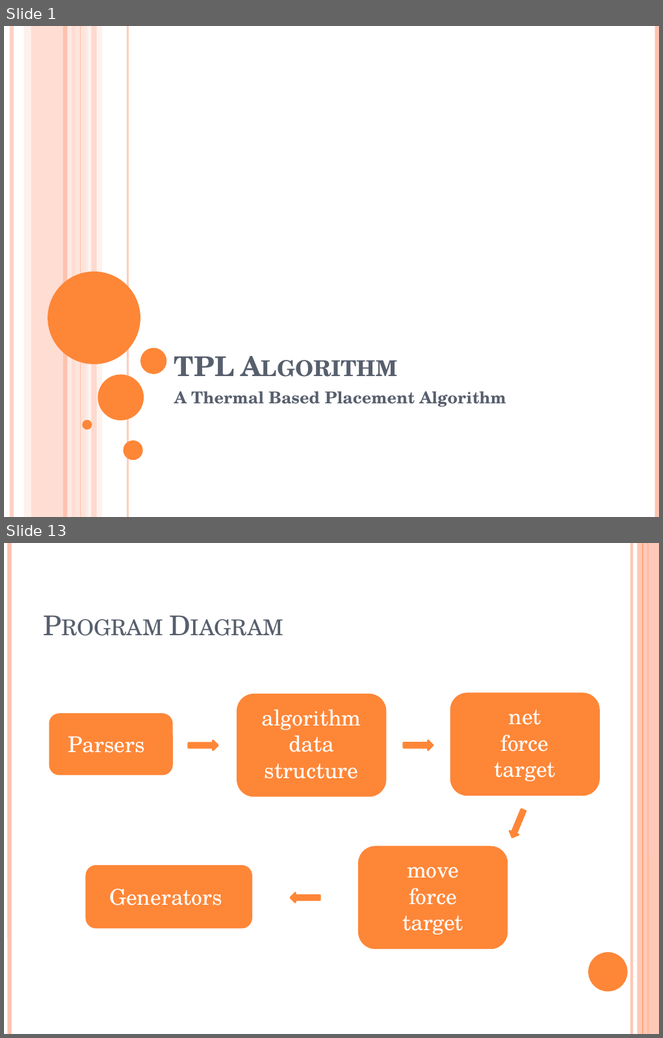
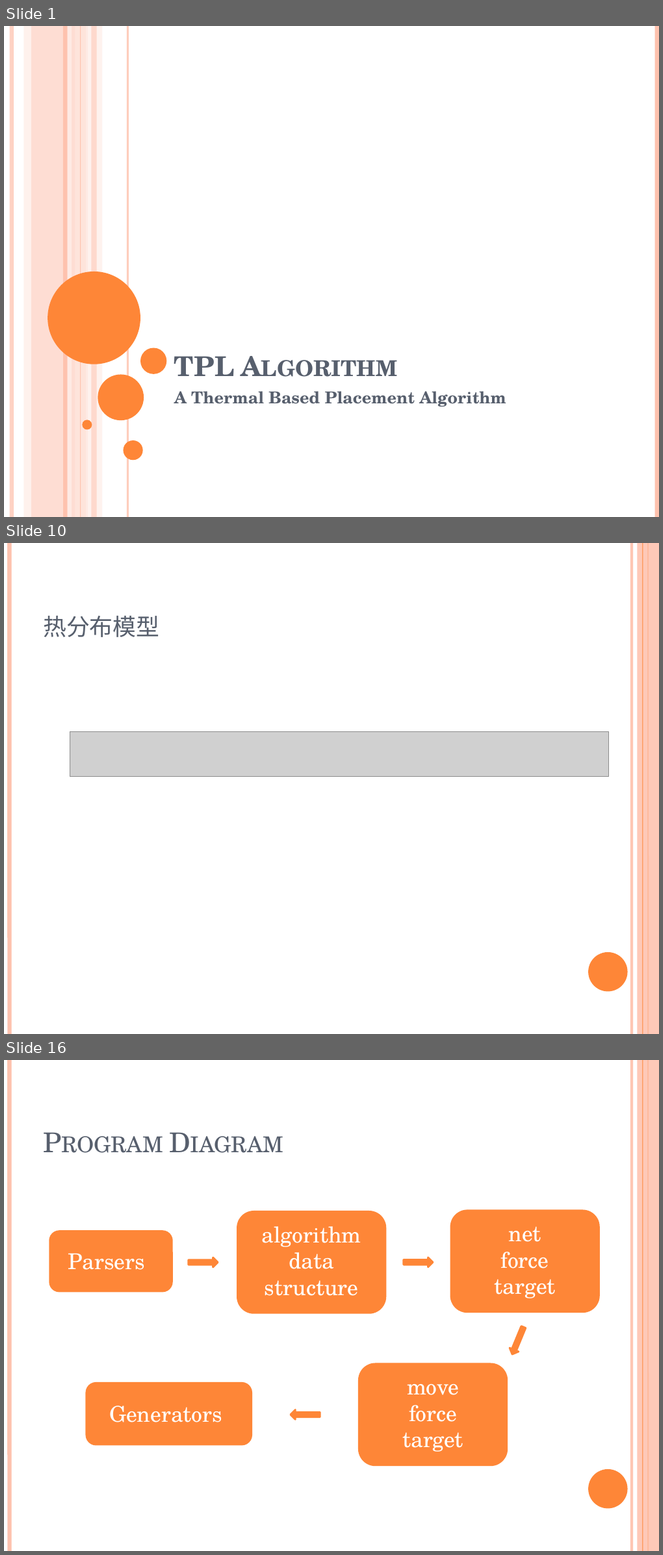
Before and after one commit to marcusgao94/TPL, a slide deck: doc/TPL.pptx. Shown one above the other, each under a label of ours: slides 1 and 13 before the commit, slides 1, 10 and 16 after it; the slides between them are not shown. The pictures are 663x1038 and 663x1555 pixels, drawn with LibreOffice and Linux fonts; fonts in the diff are those of the drawing; grey boxes stand for pictures. Boxes give left, top, right and bottom in pixels: in the first picture for what was removed or moved away, otherwise in the second. Text is boxed around its words. In the diff, an @@ line names an element or a change of style, - is before the commit and + after.

```diff
--- a/doc/TPL.pptx
+++ b/doc/TPL.pptx
@@ slide 10 added at (4, 543, 659, 1034), background #FFFFFF; not listed: 6 template elements that a slide beside it also shows @@
@@ title added at (43, 616, 159, 637), 32 pt, text #575F6D, small capitals @@
+热分布模型
@@ picture added at (70, 731, 608, 776) @@
@@ what was slide 13 is now slide 16 @@
```
Also in this commit, not shown: 10 slides changed, 3 other slides added, 1 slide removed, 5 other files.
